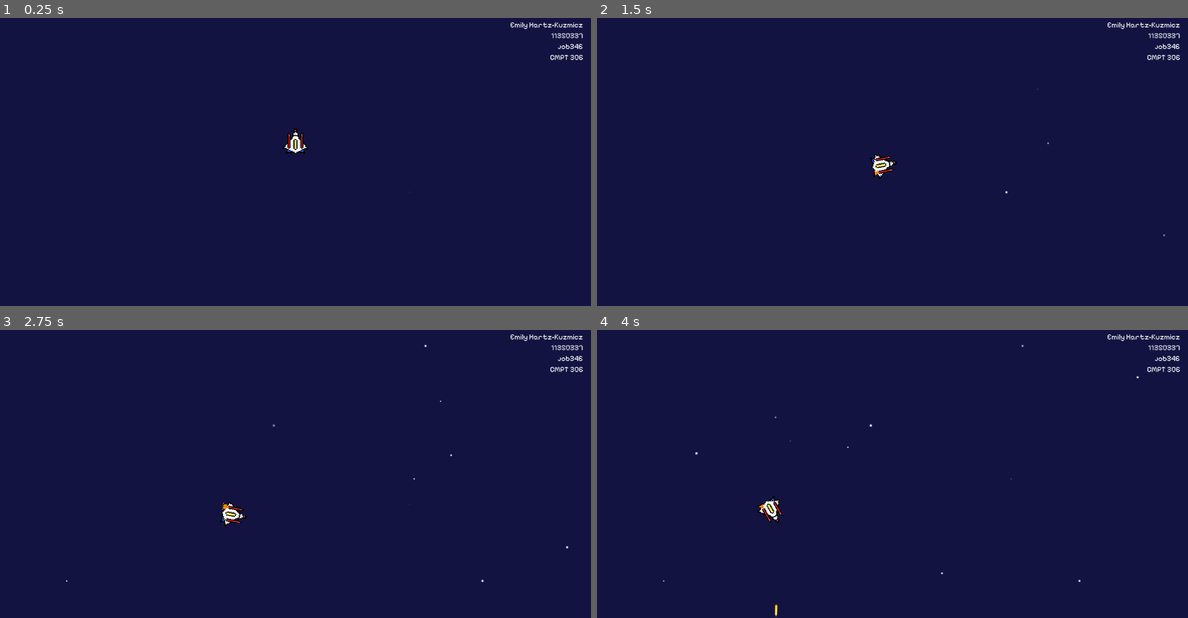
Above: before the commit, frames 1-4 (two rows, left to right).
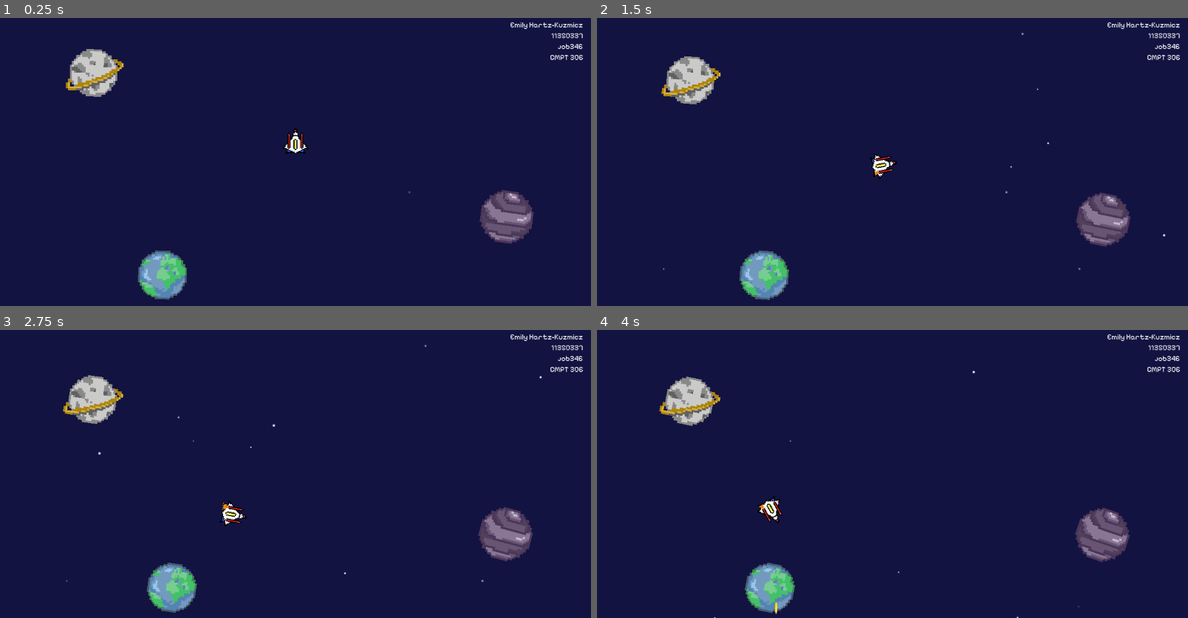
Above: after the commit, the same moments.

Repository: em1lylauren/Asteroids
Game: Godot game, scene res://player.tscn
The game is run twice, just before and just after one commit, with the same random seed, the same clock (stepped at 60 frames per second) and the same inputs.
Inputs:
- Up to frame 1 (0.25 s): no input
- Up to frame 2 (1.5 s): hold Right 0.53-1.28 s; tap Space (ui_select) at 0.77 s; hold Left from 1.28 s (still down)
- Up to frame 3 (2.75 s): tap Space (ui_select) at 1.52 s; release Left at 2.03 s; hold Right from 2.03 s (still down)
- Up to frame 4 (4 s): tap Space (ui_select) at 3.02, 3.77 s; release Right at 3.53 s; hold Left from 3.53 s (still down)

The runs differ from the first frame. In frame 1, 3.6% of the frame differs, in the area x 11-91%, y 10-98%; in frame 2, 3.6%; in frame 3, 3.6%, in the area x 10-97%, y 5-99%; in frame 4, 3.6%.

Commit message:
added planet sprites in background

Diff:
--- /dev/null
+++ b/new-game-project/background.gd
@@ -0,0 +1,42 @@
+extends CanvasLayer
+
+var direction = 1
+var rotateDirection = 1
+
+# Called when the node enters the scene tree for the first time.
+func _ready() -> void:
+	var timerTransform := Timer.new()
+	add_child(timerTransform)
+
+	timerTransform.wait_time = 3.5
+	timerTransform.one_shot = false
+	timerTransform.start()
+	timerTransform.connect("timeout", swapDirection)
+
+	var timerRotate := Timer.new()
+	add_child(timerRotate)
+
+	timerRotate.wait_time = 5.5
+	timerRotate.one_shot = false
+	timerRotate.start()
+	timerRotate.connect("timeout", swapRotate)
+
+# Called every frame. 'delta' is the elapsed time since the previous frame.
+func _physics_process(delta: float) -> void:
+	movePlanetY($Planet1, delta, 3)
+	movePlanetY($Planet2, delta, 1)
+	movePlanetX($Planet3, delta, 2)
+
+func movePlanetY(planet: Sprite2D, delta: float, speed: float):
+	planet.position += planet.transform.y * speed * delta * direction
+	planet.rotation += 0.05 * delta * rotateDirection
+
+func movePlanetX(planet: Sprite2D, delta: float, speed: float):
+	planet.position += planet.transform.x * speed * delta * direction
+	planet.rotation += 0.05 * delta * rotateDirection
+
+func swapDirection():
+	direction *= -1
+
+func swapRotate():
+	rotateDirection *= -1
--- a/new-game-project/player.tscn
+++ b/new-game-project/player.tscn
@@ -1,10 +1,14 @@
-[gd_scene load_steps=31 format=3 uid="uid://nt1n03rsdjxw"]
-
+[gd_scene load_steps=35 format=3 uid="uid://nt1n03rsdjxw"]
+
+[ext_resource type="Script" path="res://background.gd" id="1_oks0x"]
 [ext_resource type="FontFile" uid="uid://b6ivruwblgr2u" path="res://PixelifySans-VariableFont_wght.ttf" id="1_syfjs"]
 [ext_resource type="Texture2D" uid="uid://cgpwtya8qsur4" path="res://Sprites/Star.png" id="2_u7yq8"]
+[ext_resource type="Texture2D" uid="uid://cl3nag6g2tv58" path="res://Sprites/planet1.png" id="3_4esyq"]
 [ext_resource type="Script" path="res://player.gd" id="3_715k7"]
 [ext_resource type="Texture2D" uid="uid://72uwut4mfj1m" path="res://Sprites/Ship.png" id="4_ov6e1"]
+[ext_resource type="Texture2D" uid="uid://7t7f82yctq8" path="res://Sprites/planet2.png" id="4_w8q8n"]
 [ext_resource type="AudioStream" uid="uid://dtbf57w5fx3u1" path="res://Sounds/shootsound.wav" id="5_wp1g8"]
+[ext_resource type="Texture2D" uid="uid://d0npxb2hlbw2c" path="res://Sprites/Planet3.png" id="6_85qsv"]
 
 [sub_resource type="LabelSettings" id="LabelSettings_rvj4h"]
 font = ExtResource("1_syfjs")
@@ -27,6 +31,7 @@
 curve = SubResource("Curve_uget3")
 
 [sub_resource type="ParticleProcessMaterial" id="ParticleProcessMaterial_7e45t"]
+lifetime_randomness = 0.1
 particle_flag_disable_z = true
 emission_shape_scale = Vector3(1, 1, 10)
 emission_shape = 3
@@ -206,6 +211,7 @@
 
 [node name="CanvasLayer" type="CanvasLayer" parent="."]
 layer = -1
+script = ExtResource("1_oks0x")
 
 [node name="ColorRect" type="ColorRect" parent="CanvasLayer"]
 anchors_preset = 15
@@ -238,7 +244,28 @@
 process_material = SubResource("ParticleProcessMaterial_7e45t")
 texture = ExtResource("2_u7yq8")
 lifetime = 3.0
-randomness = 0.13
+speed_scale = 1.5
+randomness = 0.2
+
+[node name="Planet1" type="Sprite2D" parent="CanvasLayer"]
+texture_filter = 1
+position = Vector2(190.25, 123.5)
+scale = Vector2(4.015, 4)
+texture = ExtResource("3_4esyq")
+
+[node name="Planet2" type="Sprite2D" parent="CanvasLayer"]
+texture_filter = 1
+position = Vector2(1029, 418)
+rotation = 0.127409
+scale = Vector2(4.431, 4.4)
+texture = ExtResource("4_w8q8n")
+flip_h = true
+
+[node name="Planet3" type="Sprite2D" parent="CanvasLayer"]
+texture_filter = 1
+position = Vector2(328, 537)
+scale = Vector2(3.8, 3.8)
+texture = ExtResource("6_85qsv")
 
 [node name="Player" type="CharacterBody2D" parent="."]
 position = Vector2(600, 275)
@@ -258,7 +285,7 @@
 polygon = PackedVector2Array(0, -63.6364, -18.1818, -23.6364, -23.6364, -52.7272, -29.0909, -10.9091, -45.4545, 7.27277 …(205 unchanged characters)…
 
 [node name="BulletSpawnMarker" type="Marker2D" parent="Player"]
-position = Vector2(0, -43)
+position = Vector2(0, -38)
 
 [node name="AudioStreamPlayer2D" type="AudioStreamPlayer2D" parent="Player"]
 stream = ExtResource("5_wp1g8")
Binary file added: new-game-project/Sprites/Planet3.png
Not shown, added: new-game-project/Sprites/Planet3.png.import
Binary file added: new-game-project/Sprites/planet1.png
Not shown, added: new-game-project/Sprites/planet1.png.import
Binary file added: new-game-project/Sprites/planet2.png
Not shown, added: new-game-project/Sprites/planet2.png.import
